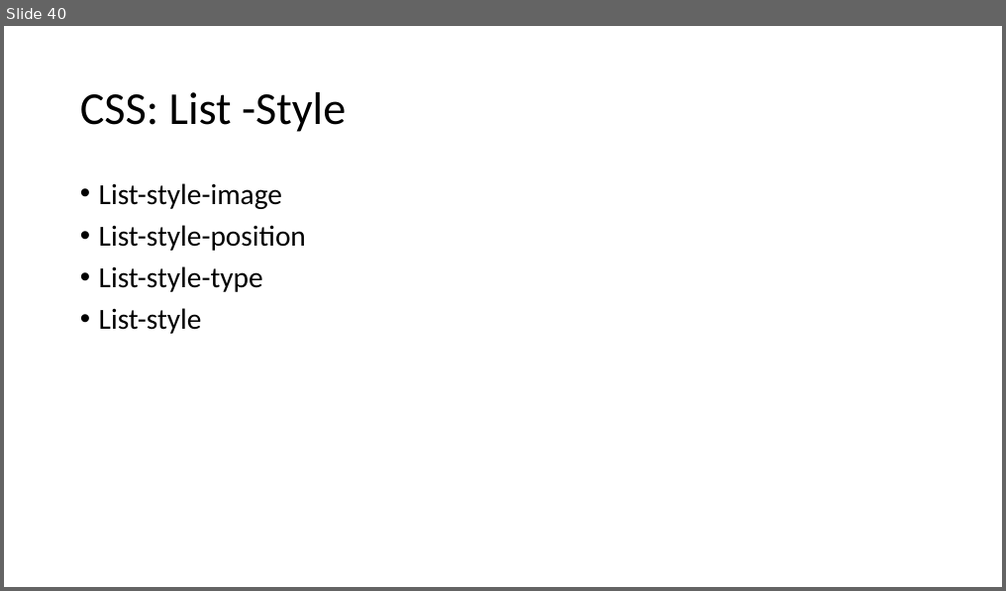
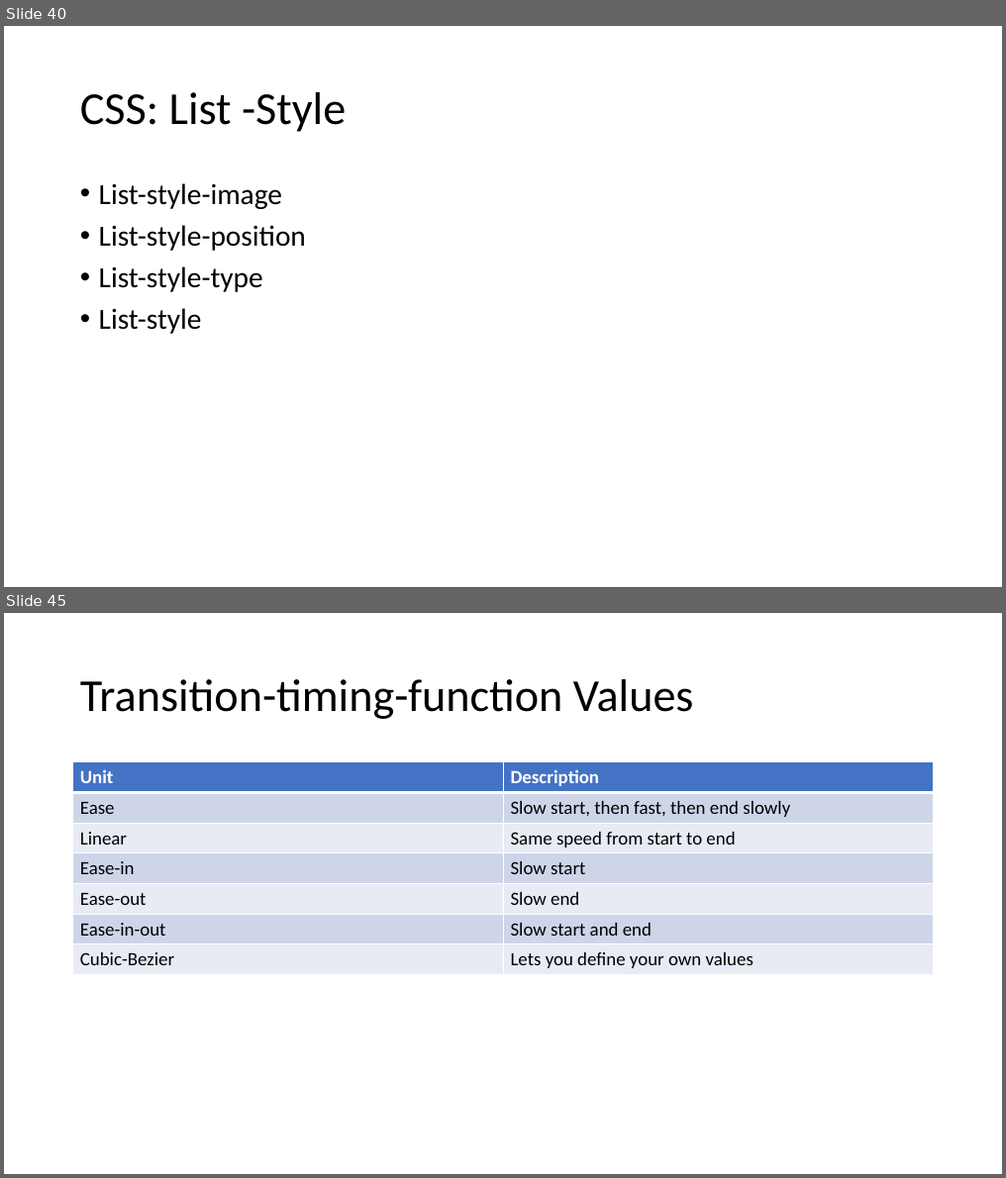
Before and after one commit to PiyushChaturvedii/Batch05, a slide deck: CSS3.pptx. Shown one above the other, each under a label of ours: slide 40 before the commit, slides 40 and 45 after it; the slides between them are not shown. The pictures are 1006x591 and 1006x1178 pixels, drawn with LibreOffice and Linux fonts; fonts in the diff are those of the drawing. Boxes give left, top, right and bottom in pixels: in the first picture for what was removed or moved away, otherwise in the second. Text is boxed around its words. In the diff, an @@ line names an element or a change of style, - is before the commit and + after.

```diff
--- a/CSS3.pptx
+++ b/CSS3.pptx
@@ slide 45 added at box(4, 613, 1002, 1174), background #FFFFFF @@
@@ title added at box(80, 679, 694, 719), 44 pt, text #000000 @@
+Transition-timing-function Values
@@ table added at box(73, 762, 934, 975), 7 rows, 2 columns @@
+Unit | Description
+Ease | Slow start, then fast, then end slowly
+Linear | Same speed from start to end
+Ease-in | Slow start
+Ease-out | Slow end
+Ease-in-out | Slow start and end
+Cubic-Bezier | Lets you define your own values
```
Also in this commit, not shown: 1 slide changed, 4 other slides added, 3 other files.
